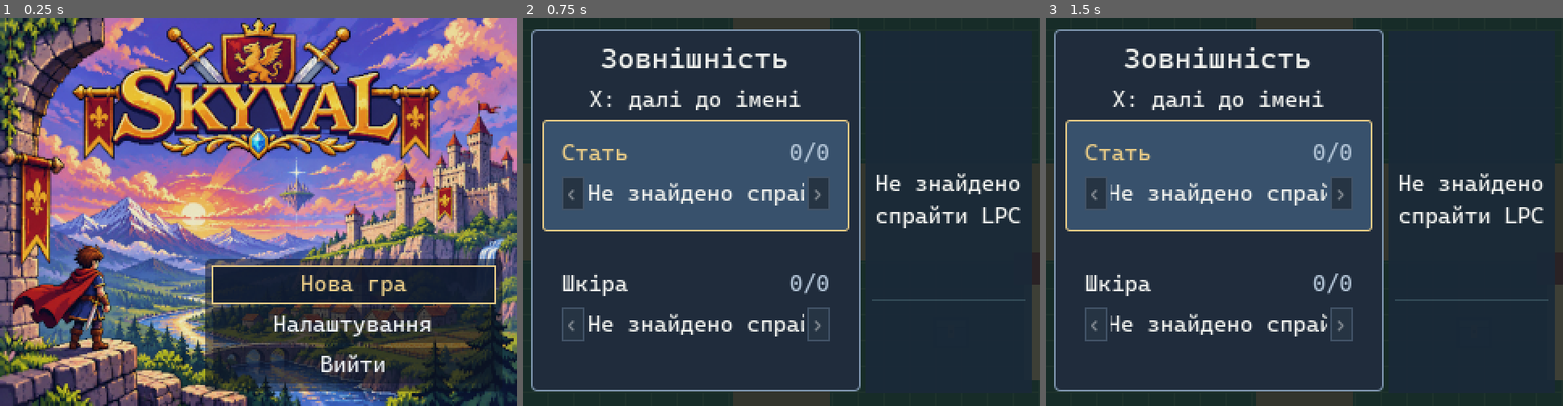
Above: before the commit, frames 1-3 (left to right).
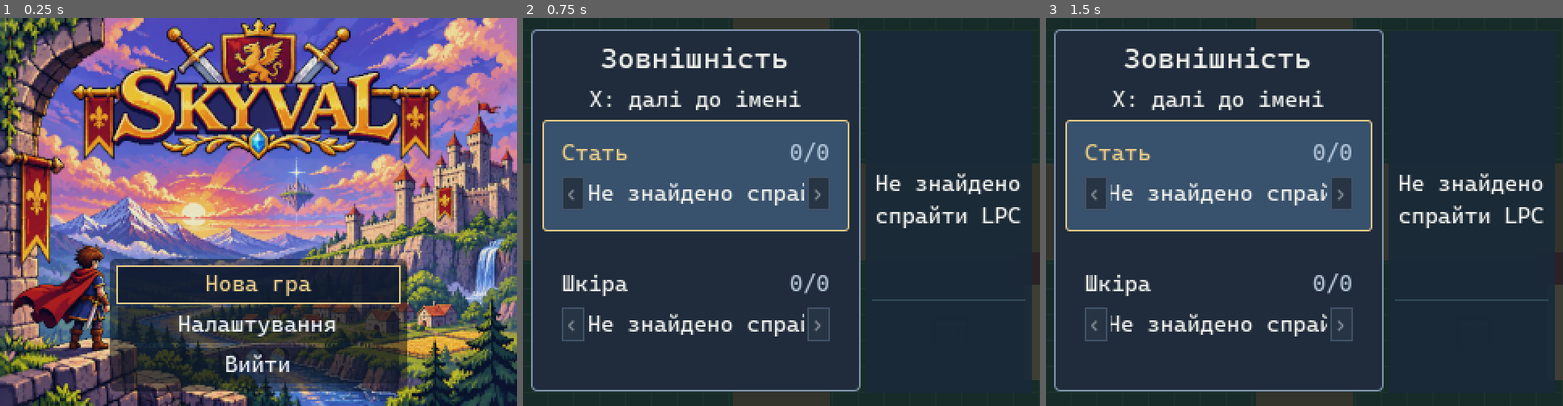
Above: after the commit, the same moments.

Repository: PylSerg/skyval-godot
Game: Godot game, scene res://prototype/camera_test.tscn
Same seed, same stepped clock (60 frames per second), same inputs: the game is played once before the commit and once after it.
Inputs (mouse positions are in pixels of both pictures, inside the frame that each line leads up to):
- Up to frame 1 (0.25 s): no input
- Up to frame 2 (0.75 s): click "Нова гра" at 0.5 s
- Up to frame 3 (1.5 s): tap Enter at 1.25 s; move the mouse to (1418, 192) at 1.27 s; click (1418, 192) at 1.42 s

The runs differ from the first frame. In frame 1, 14% of the frame differs, in the area x 21-98%, y 62-97%; in frame 2, nothing differs; in frame 3, nothing differs.

Commit message:
Center Skyval title menu horizontally while keeping bottom alignment

Diff:
--- a/ui/game_menu.gd
+++ b/ui/game_menu.gd
@@ -915,7 +915,7 @@
         var height: float = 8.0 + TITLE_BUTTON_HEIGHT * count + TITLE_BUTTON_GAP * maxi(0, count - 1)
         _panel.custom_minimum_size = Vector2(TITLE_MENU_WIDTH, height)
         _panel.size = Vector2(TITLE_MENU_WIDTH, height)
-        _panel.position = Vector2(320.0 - TITLE_MENU_WIDTH - 9.0, 240.0 - height - 9.0)
+        _panel.position = Vector2((320.0 - TITLE_MENU_WIDTH) / 2.0, 240.0 - height - 9.0)
         # Keep Continue at the top and Quit at the bottom. Only anchor
         # the stack to the lower edge; do not reverse button order.
         for i in range(_menu_buttons.size()):
